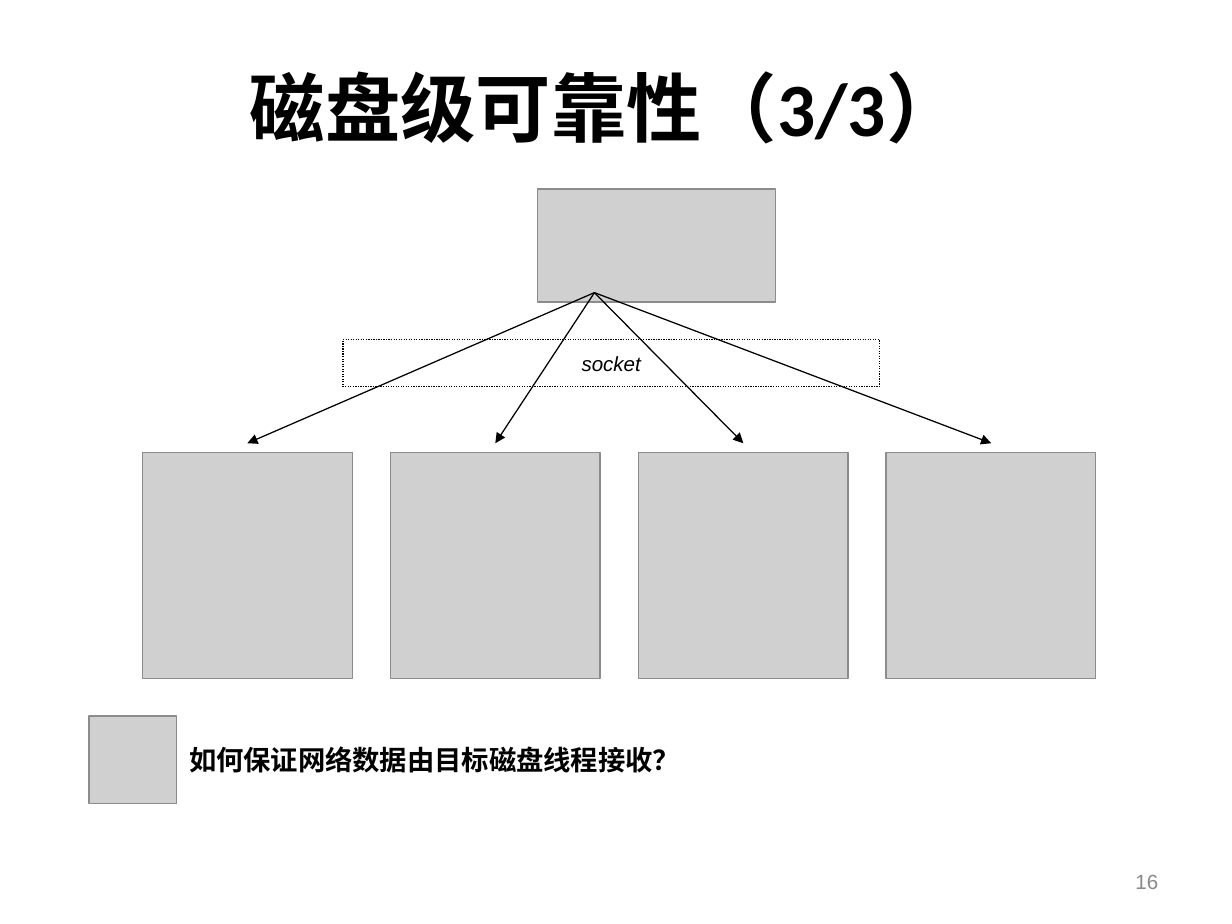
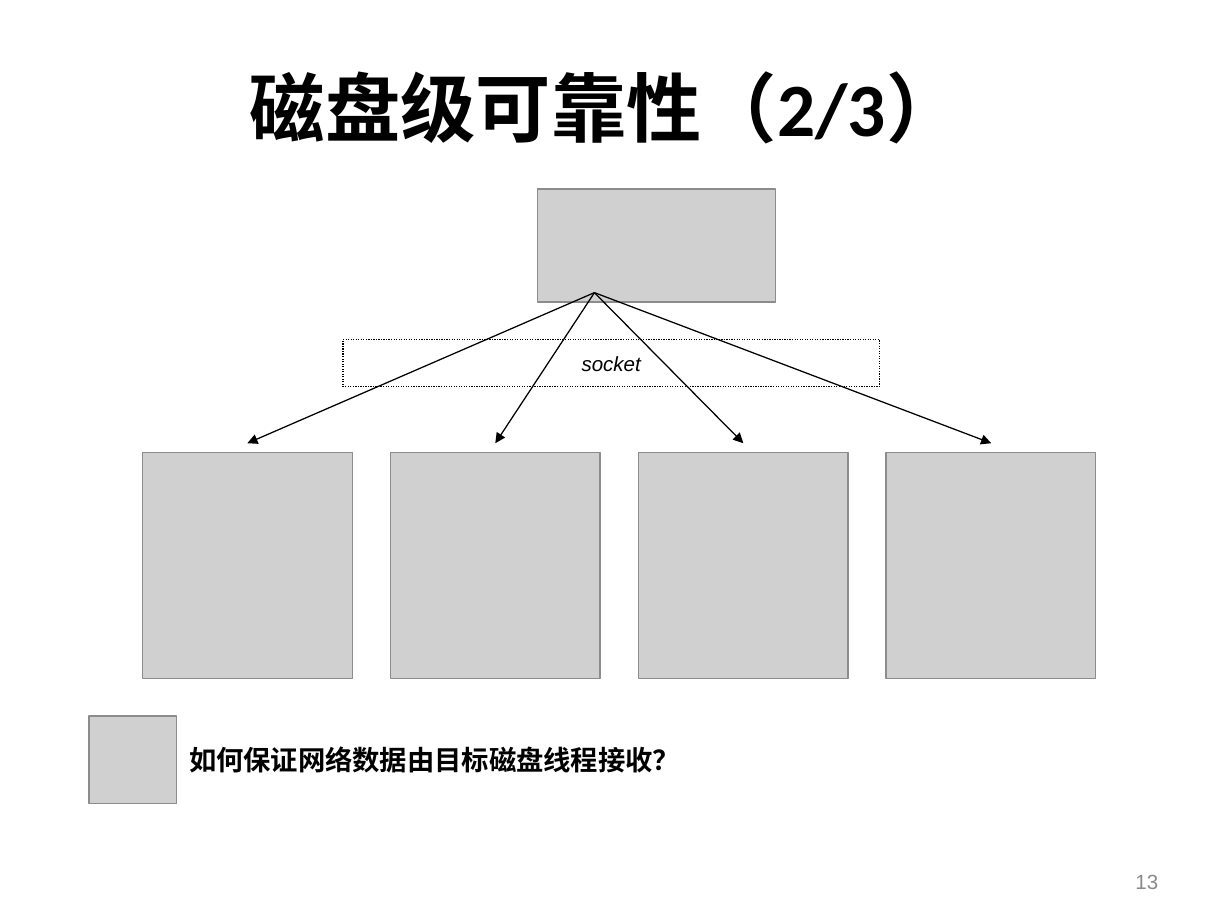
Before and after one commit to machicao2013/mooon, a slide deck: slide 13 of applications/lightfs/doc/portableDFS-便携式分布式文件系统.ppt (slide 16 before the commit). Drawn at 1232x924 pixels with LibreOffice and Linux fonts; fonts in the diff are those of the drawing; grey boxes stand for pictures; background and template pictures are left out. Boxes give left, top, right and bottom in pixels: in the first picture for what was removed or moved away, otherwise in the second. Text is boxed around its words. In the diff, an @@ line names an element or a change of style, - is before the commit and + after.

```diff
--- a/applications/lightfs/doc/portableDFS-便携式分布式文件系统.ppt
+++ b/applications/lightfs/doc/portableDFS-便携式分布式文件系统.ppt
@@ title at (x1=250, y1=71, x2=962, y2=144): text changed @@
-磁盘级可靠性（3/3）
+磁盘级可靠性（2/3）
@@ page number at (x1=1135, y1=875, x2=1158, y2=889): text changed @@
-16
+13
```
Also in this commit, not shown: 8 other slides changed, 6 slides added, 2 slides removed.
